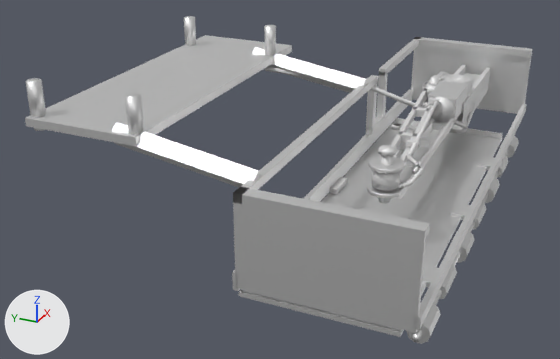
What one commit did to the Blender file art/blender/companion_typing_arm.blend.
Rendered twice from a camera (50 mm lens) standing at (-0.1045, -0.0672, -0.0079) and looking at (0.0081, -0.0166, -0.0642). Lighting does not change. The marker at lower left points along +X, +Y and +Z. The picture after the commit comes second.

In view in the first picture: 'TypingArmMesh__Arm_ElbowYaw', 'TypingArmMesh__Arm_Hatch', 'TypingArmMesh__Arm_ShoulderYaw', 'TypingArmMesh__TypingArmAssembly' and 6 more.
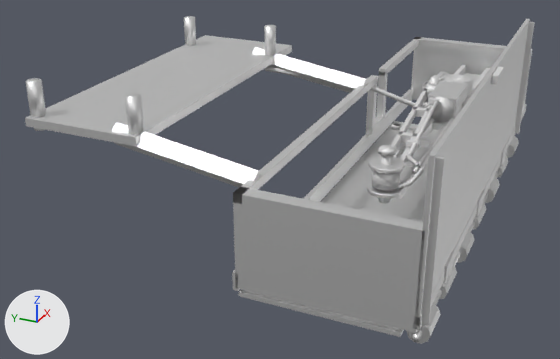
Changed parts and their boxes [x1, y1, x2, y2] in the pictures (560 x 359 px):
```json
{"object": "TypingArmMesh__Arm_Hatch", "change": "moved, turned", "before": [238, 118, 509, 337], "after": [414, 19, 535, 326]}
{"part": 1, "of": "me_stay_relieved_open_saddle_with_extended_guide_seat_002", "change": "added", "after": [238, 121, 439, 337]}
```

Edits to the scene script, one JSON object a line:
```json
{"block": "me_stay_relieved_open_saddle_with_extended_guide_seat_002", "where": "# used by ob_typingarmmesh__typingarmassembly; parent = ob_typingarmassembly; location = (0.0, 0.0, 0.0)"}
{"op": "remove", "block": "me_stay_relieved_open_saddle_with_extended_guide_seat_002", "code": "me_stay_relieved_open_saddle_with_extended_guide_seat_002.from_pydata(...)  # 484 vertices, 848 faces; spans x -0.0273..0.0588, y -0.0519..0.0095, z -0.0657..-0.0409"}
{"op": "add", "block": "me_stay_relieved_open_saddle_with_extended_guide_seat_002", "code": "me_stay_relieved_open_saddle_with_extended_guide_seat_002.from_pydata(...)  # 516 vertices, 896 faces; spans x -0.0273..0.0588, y -0.0519..0.0095, z -0.0657..-0.0409"}
{"block": "me_stay_relieved_open_saddle_with_extended_guide_seat_002", "change": "me_stay_relieved_open_saddle_with_extended_guide_seat_002 part 1: a new loose piece, a box spanning x -0.0273..0.0441, y -0.04851..-0.02646, z -0.06458..-0.06394, in mat_typingarm_steel (its picture is missing)"}
{"block": "me_stay_relieved_open_saddle_with_extended_guide_seat_002", "change": "other edits to the shape of me_stay_relieved_open_saddle_with_extended_guide_seat_002 do not show in these pictures"}
{"block": "me_relieved_hatch_pan_and_three_hinge_leaves_001", "where": "# used by ob_typingarmmesh__arm_hatch; parent = ob_arm_hatch; location = (0.0, 0.0, 0.0)"}
{"op": "remove", "block": "me_relieved_hatch_pan_and_three_hinge_leaves_001", "code": "me_relieved_hatch_pan_and_three_hinge_leaves_001.from_pydata(...)  # 152 vertices, 276 faces; spans x -0.0357..0.0357, y -0.0012..0.0239, z -0.0012..0.0013"}
{"op": "add", "block": "me_relieved_hatch_pan_and_three_hinge_leaves_001", "code": "me_relieved_hatch_pan_and_three_hinge_leaves_001.from_pydata(...)  # 152 vertices, 276 faces; spans x -0.0357..0.0357, y -0.0013..0.0012, z -0.0012..0.0239"}
{"block": "me_relieved_hatch_pan_and_three_hinge_leaves_001", "change": "me_relieved_hatch_pan_and_three_hinge_leaves_001 part 2: the whole mesh is turned 90 degrees about the x axis through the mesh origin"}
```
